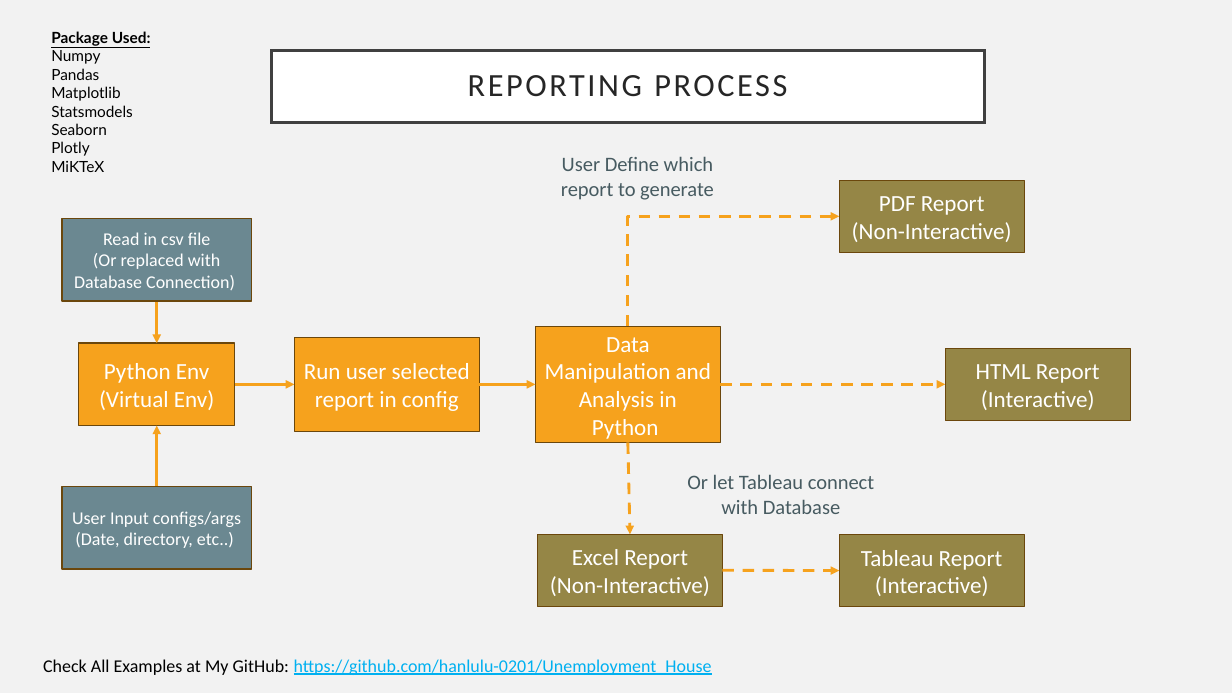
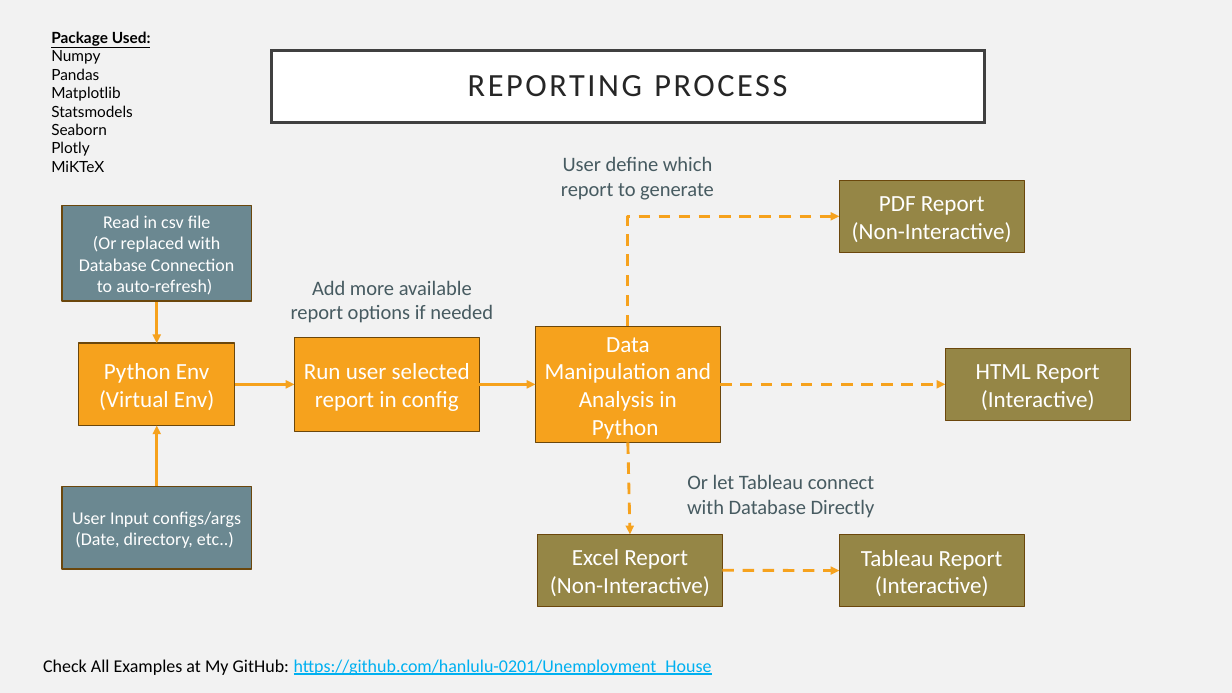
Before and after one commit to hanlulu-0201/Unemployment_House, a slide deck: slide 5 of Analytics_Output/unemployment_house.pptx. Drawn at 1232x693 pixels with LibreOffice and Linux fonts; fonts in the diff are those of the drawing. Boxes give left, top, right and bottom in pixels: in the first picture for what was removed or moved away, otherwise in the second. Text is boxed around its words. In the diff, an @@ line names an element or a change of style, - is before the commit and + after.

```diff
--- a/Analytics_Output/unemployment_house.pptx
+++ b/Analytics_Output/unemployment_house.pptx
@@ text at (x1=561, y1=156, x2=714, y2=200): text changed @@
-User Define which report to generate
+User define which report to generate
@@ rectangle "Read in csv file" resized from (x1=62, y1=218, x2=251, y2=300) to (x1=62, y1=206, x2=251, y2=301) @@
@@ text in rectangle at (x1=79, y1=236, x2=234, y2=294): text changed @@
-(Or replaced with Database Connection)
+(Or replaced with Database Connection to auto-refresh)
@@ text added at (x1=291, y1=280, x2=493, y2=323), 16 pt, text #475B61 @@
+Add more available report options if needed
@@ text at (x1=687, y1=474, x2=875, y2=518): text changed @@
-Or let Tableau connect with Database
+Or let Tableau connect with Database Directly
```
Also in this commit, not shown: 2 other slides changed.
